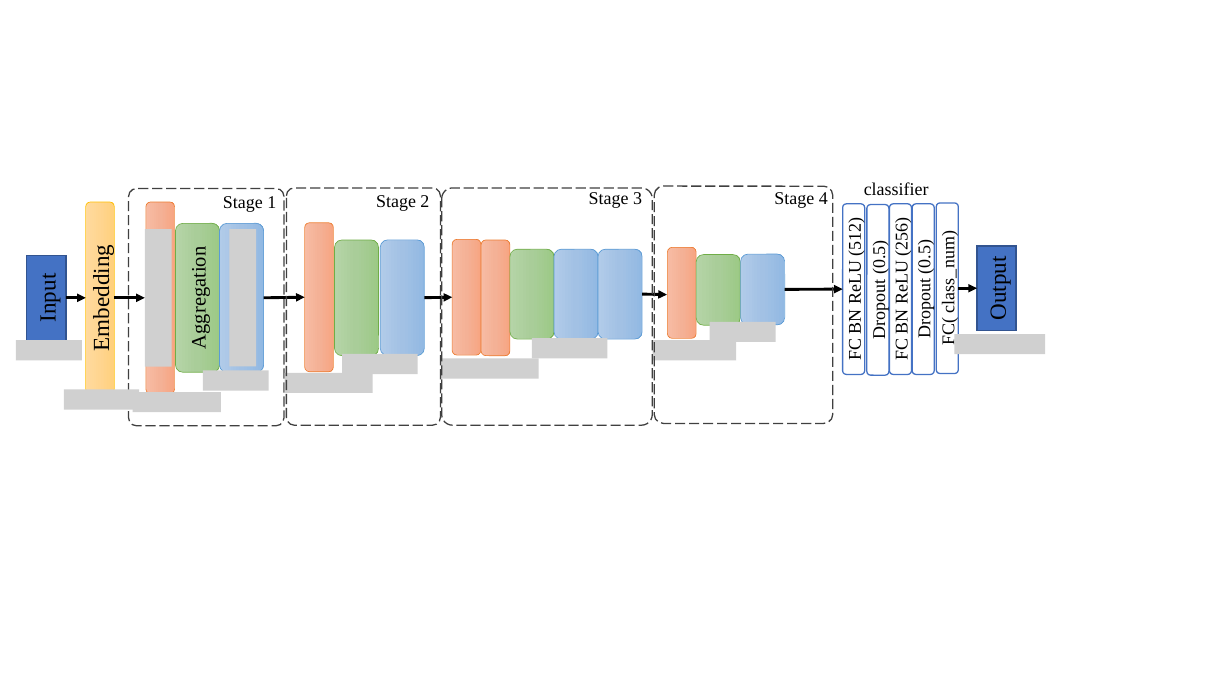
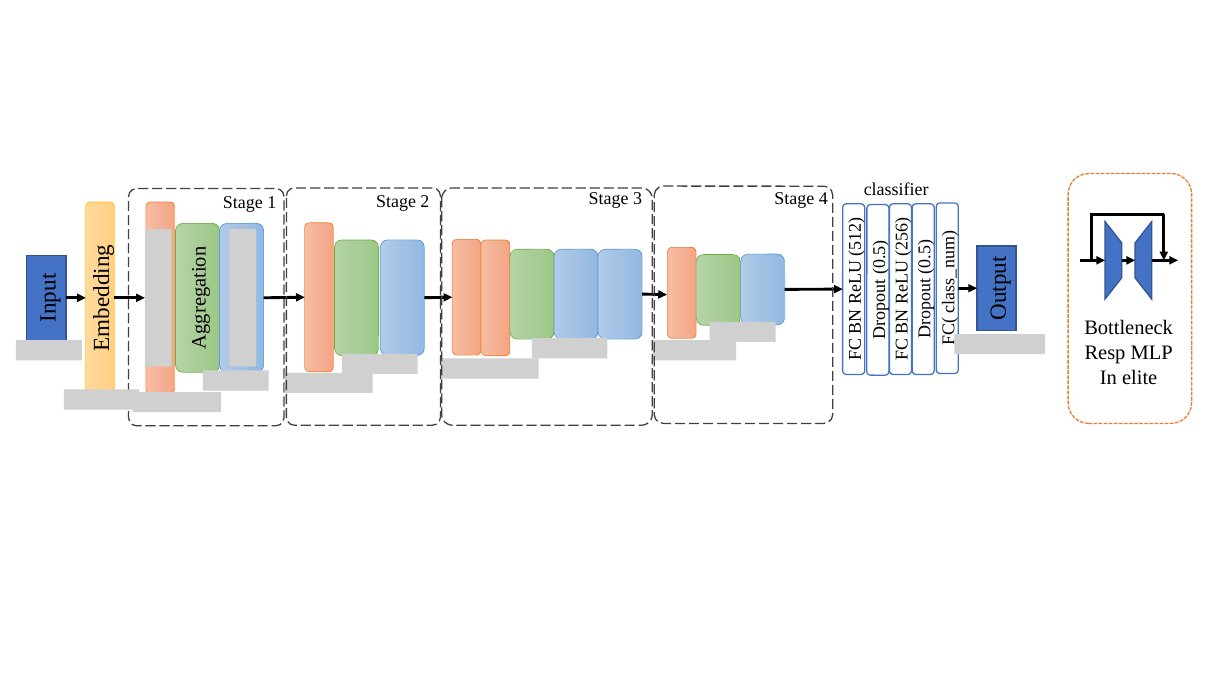
Before and after one commit to ma-xu/pointsMLP, a slide deck: slide 4 of sldies.pptx. Drawn at 1232x693 pixels with LibreOffice and Linux fonts; fonts in the diff are those of the drawing; grey boxes stand for pictures. Boxes give left, top, right and bottom in pixels: in the first picture for what was removed or moved away, otherwise in the second. Text is boxed around its words. In the diff, an @@ line names an element or a change of style, - is before the commit and + after.

```diff
--- a/sldies.pptx
+++ b/sldies.pptx
@@ rounded rectangle added at bbox=[1069, 173, 1193, 424], fill #FFFFFF, outline #ED7D31 1 pt dashed @@
@@ line added from (1091, 214) to (1165, 214), #000000 2.25 pt @@
@@ line added from (1092, 261) to (1092, 214), #000000 2.25 pt @@
@@ trapezoid added at bbox=[1105, 222, 1122, 299], fill #4472C4, outline #325491 1 pt @@
@@ trapezoid added at bbox=[1136, 222, 1153, 299], fill #4472C4, outline #325491 1 pt @@
@@ arrow added from (1165, 214) to (1165, 261), #000000 2.25 pt @@
@@ arrow added from (1080, 261) to (1105, 261), #000000 2.25 pt @@
@@ arrow added from (1122, 261) to (1135, 261), #000000 2.25 pt @@
@@ arrow added from (1153, 261) to (1178, 261), #000000 2.25 pt @@
@@ text added at bbox=[1084, 319, 1173, 385], 16 pt, text #000000 @@
+Bottleneck
+Resp MLP
+In elite
```
Also in this commit, not shown: 14 other files.
